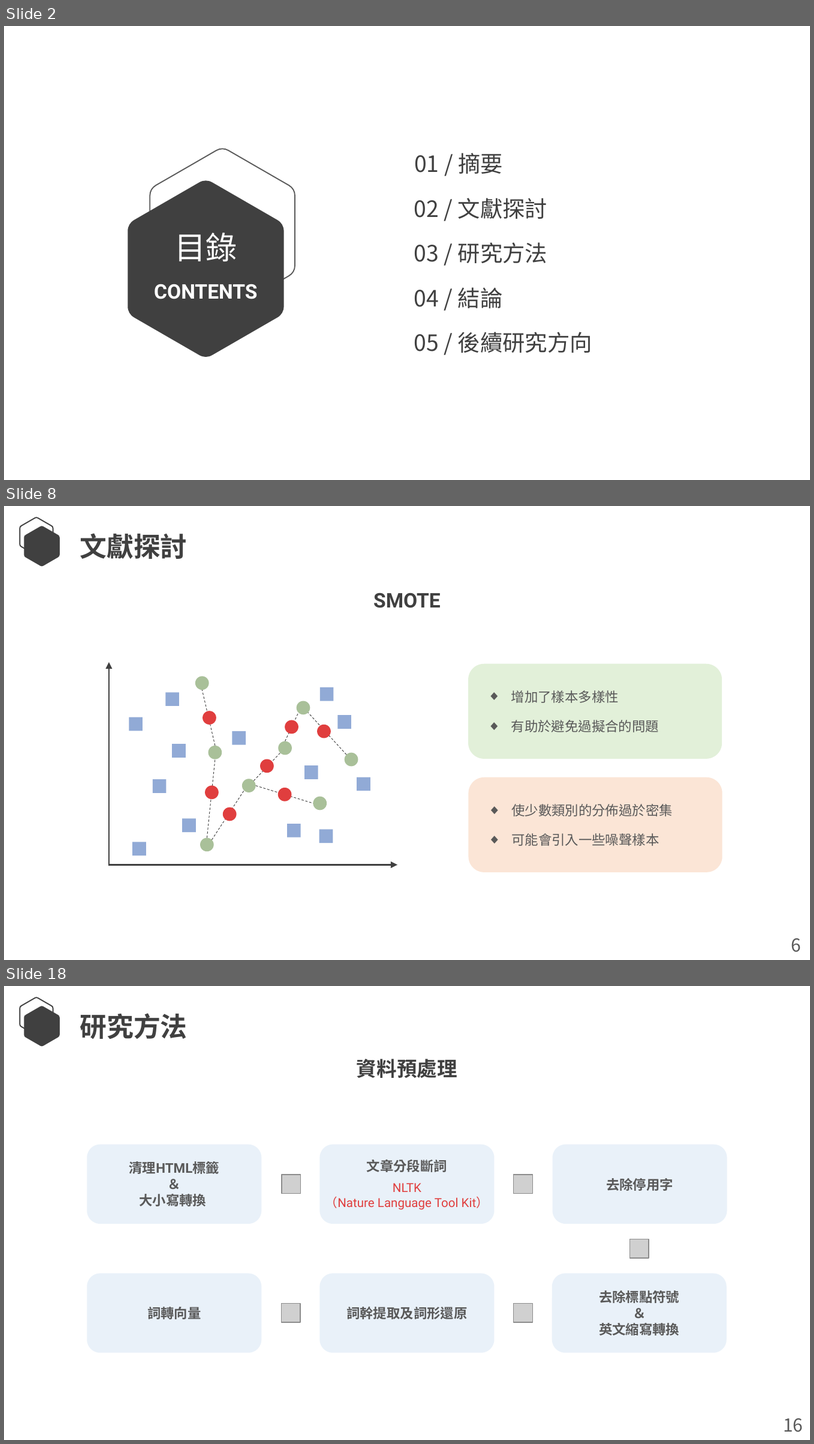
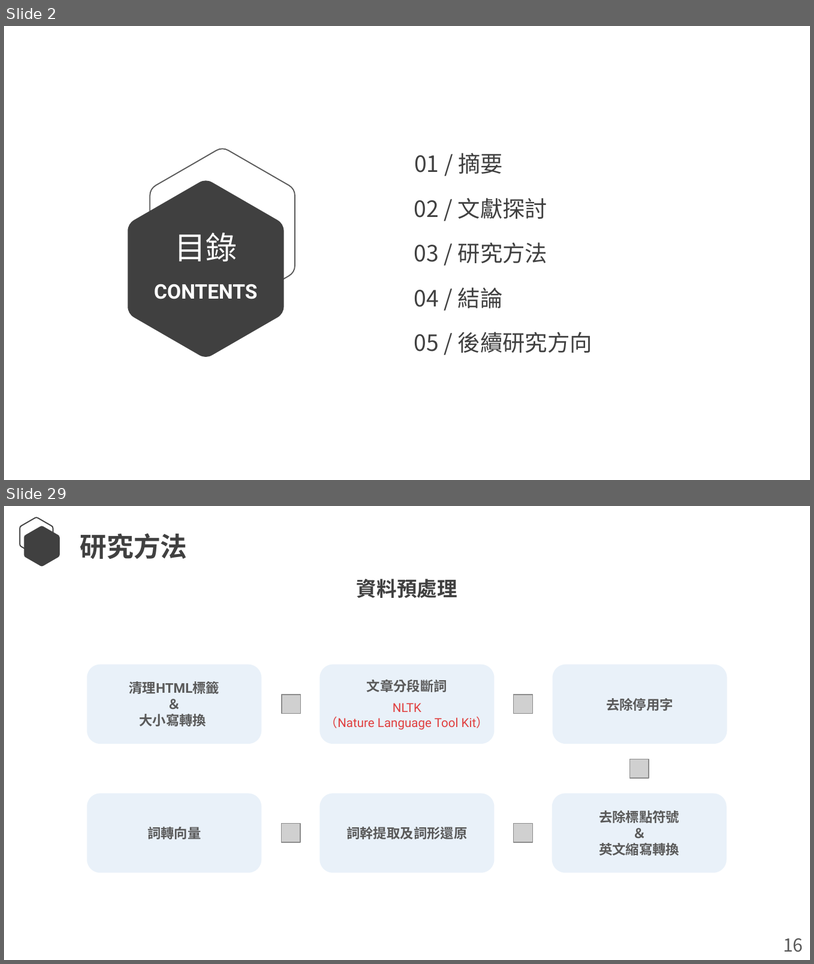
Before and after one commit to Lcwei-0708/lcwei-0708.github.io, a slide deck: data/paper/深度神經網路於中文斷詞之研究/深度神經網路於中文斷詞之研究.pptx. Shown one above the other, each under a label of ours: slides 2, 8 and 18 before the commit, slides 2 and 29 after it; the slides between them are not shown. The pictures are 814x1444 and 814x964 pixels, drawn with LibreOffice and Linux fonts; fonts in the diff are those of the drawing; grey boxes stand for pictures. Boxes give left, top, right and bottom in pixels: in the first picture for what was removed or moved away, otherwise in the second. Text is boxed around its words. In the diff, an @@ line names an element or a change of style, - is before the commit and + after.

```diff
--- a/data/paper/深度神經網路於中文斷詞之研究/深度神經網路於中文斷詞之研究.pptx
+++ b/data/paper/深度神經網路於中文斷詞之研究/深度神經網路於中文斷詞之研究.pptx
@@ slide 8 removed at [4,506,810,960], background #FFFFFF @@
@@ freeform shape removed at [20,517,53,555] @@
@@ freeform shape removed at [24,526,60,567] @@
@@ text removed at [80,533,187,559] @@
-文獻探討
@@ text removed at [374,593,440,608] @@
-SMOTE
@@ rounded rectangle removed at [468,664,723,759] @@
@@ line removed from (215, 745) to (203, 690) @@
@@ text removed at [512,690,659,732] @@
-◆ 增加了樣本多樣性
-◆ 有助於避免過擬合的問題
@@ ellipse removed at [203,711,216,724] @@
@@ ellipse removed at [285,720,299,733] @@
@@ line removed from (285, 741) to (299, 712) @@
@@ line removed from (347, 754) to (308, 712) @@
@@ ellipse removed at [318,724,332,738] @@
@@ line removed from (254, 781) to (281, 753) @@
@@ line removed from (207, 837) to (215, 759) @@
@@ ellipse removed at [260,759,274,773] @@
@@ ellipse removed at [205,785,219,799] @@
@@ line removed from (212, 840) to (245, 790) @@
@@ line removed from (255, 786) to (314, 803) @@
@@ ellipse removed at [278,787,292,801] @@
@@ rounded rectangle removed at [468,777,723,872] @@
@@ ellipse removed at [222,807,236,820] @@
@@ text removed at [512,804,672,846] @@
-◆ 使少數類別的分佈過於密集
-◆ 可能會引入一些噪聲樣本
@@ group removed at [109,663,398,865]: 13 rectangles, 8 ellipses, 2 arrows @@
@@ text removed at [791,938,801,952] @@
-6
@@ what was slide 18 is now slide 29 @@
```
Also in this commit, not shown: 2 slides changed, 24 slides added, 12 other slides removed, 1 other file.
